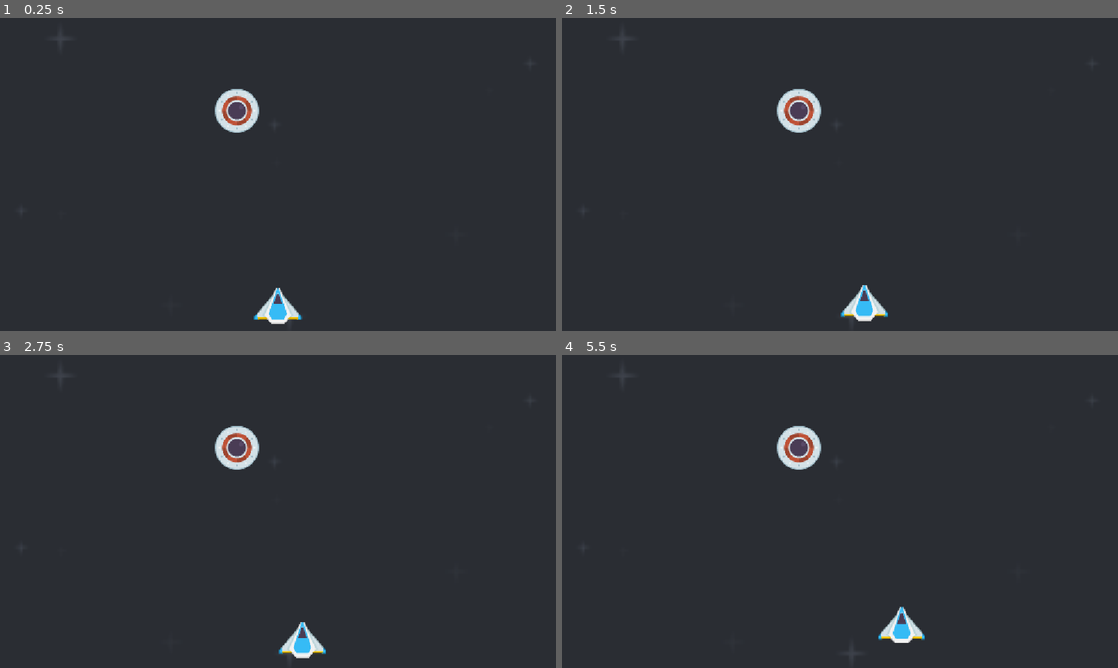
Above: before the commit, frames 1-4 (two rows, left to right).
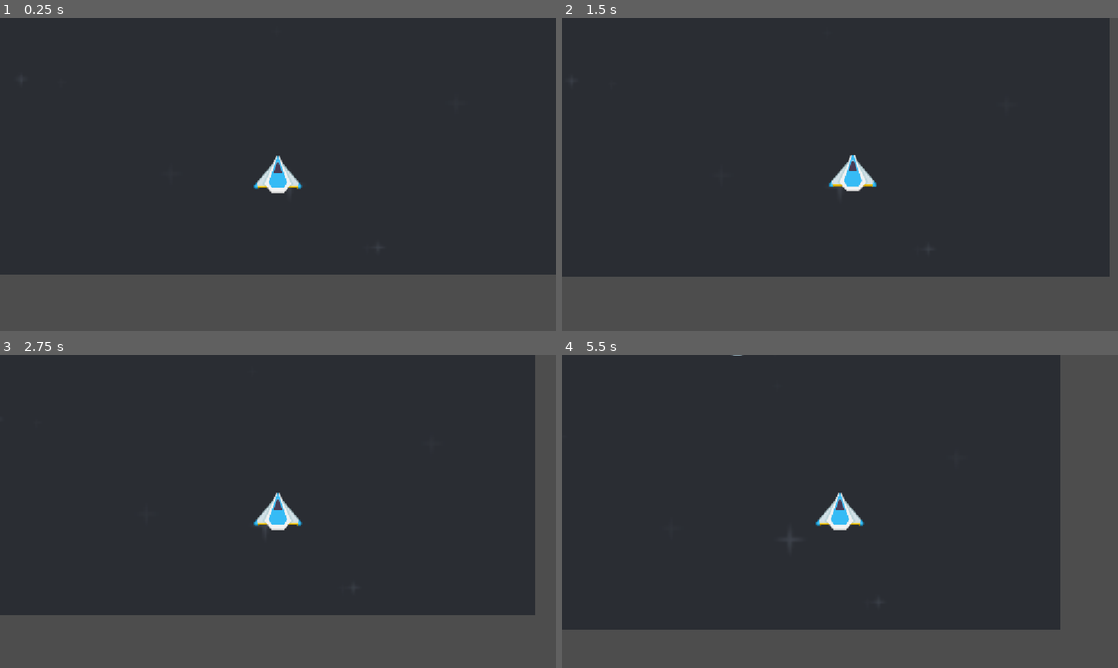
Above: after the commit, the same moments.

Repository: two-sticks-and-a-rock/space-arcade
Game: Godot game, scene res://scenes/prototyping.tscn
The game is run twice, just before and just after one commit, with the same random seed, the same clock (stepped at 60 frames per second) and the same inputs.
Inputs (mouse positions are in pixels of both pictures, inside the frame that each line leads up to):
- Up to frame 1 (0.25 s): no input
- Up to frame 2 (1.5 s): tap Enter at 0.5 s; move the mouse to (962, 158) at 0.52 s; press the mouse at (962, 158) at 0.53 s; tap Space at 1.25 s; move the mouse to (728, 190) at 1.27 s; release the mouse at (728, 190) at 1.28 s; click (728, 190) at 1.35 s
- Up to frame 3 (2.75 s): move the mouse to (333, 442) at 2.02 s; press the mouse at (333, 442) at 2.03 s
- Up to frame 4 (5.5 s): tap Enter at 2.75 s; move the mouse to (812, 574) at 2.77 s; release the mouse at (812, 574) at 2.78 s; click (812, 574) at 2.85 s; move the mouse to (1006, 558) at 3.52 s; press the mouse at (1006, 558) at 3.53 s; tap Space at 4.25 s; move the mouse to (673, 464) at 4.27 s; release the mouse at (673, 464) at 4.28 s; click (673, 464) at 4.35 s; move the mouse to (867, 511) at 5.02 s; press the mouse at (867, 511) at 5.03 s

The runs differ from the first frame. In frame 1, 19% of the frame differs, in the area x 0-100%, y 22-100%; in frame 2, 20%; in frame 3, 21%; in frame 4, 23%, in the area x 0-100%, y 0-100%.

Commit message:
attach camera to player

Diff:
--- a/scenes/player/player.tscn
+++ b/scenes/player/player.tscn
@@ -33,4 +33,7 @@
 [node name="slingshot" type="Line2D" parent="." unique_id=1362438699]
 script = ExtResource("3_gmlin")
 
+[node name="Camera2D" type="Camera2D" parent="." unique_id=1719499633]
+position_smoothing_enabled = true
+
 [connection signal="body_entered" from="." to="." method="_on_body_entered"]
